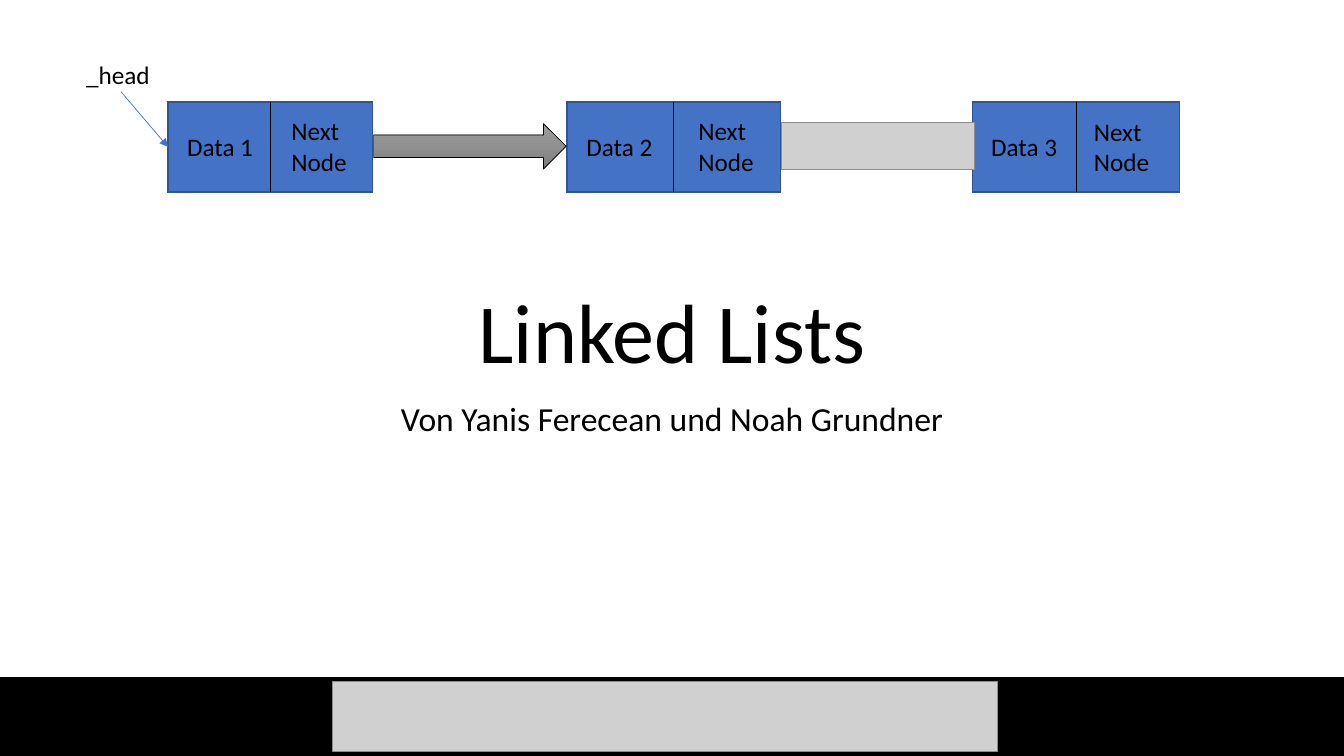
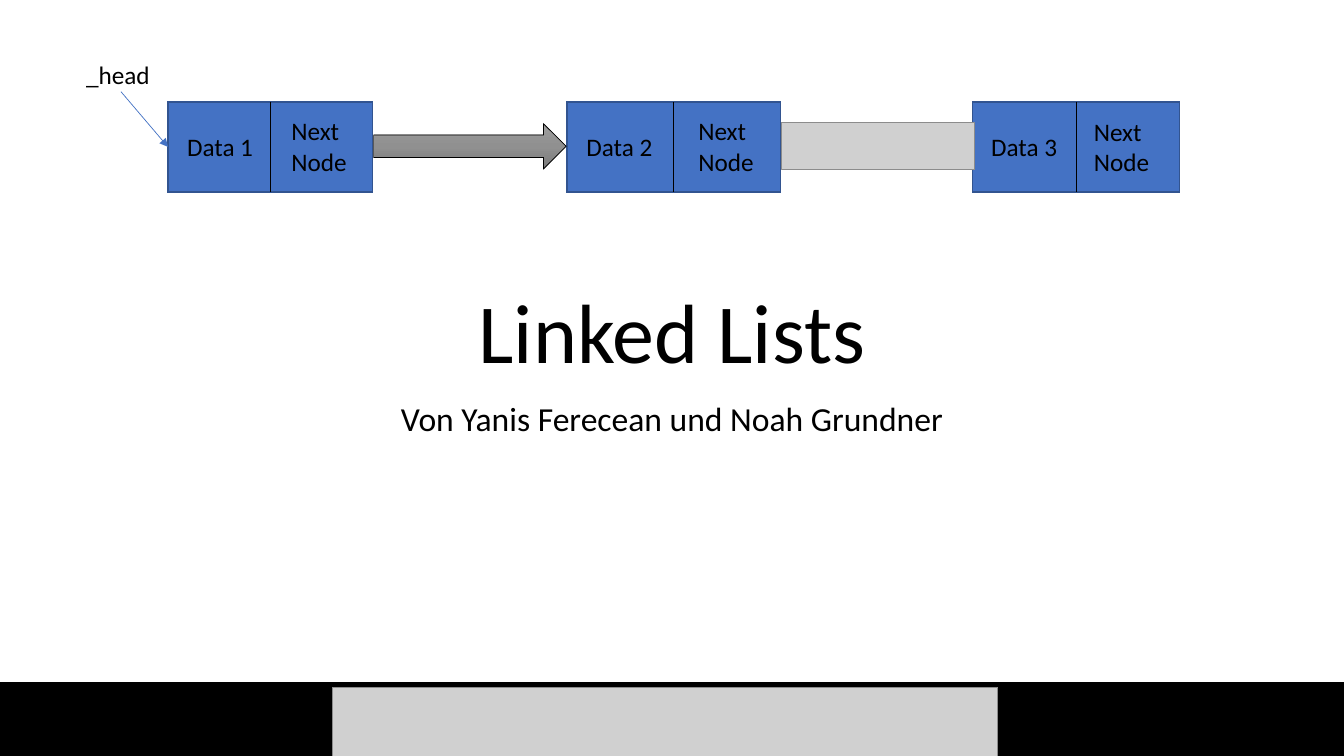
Before and after one commit to Noah274/Grundner-Ferecean-Linked-List-2022, a slide deck: slide 1 of Linked_List.pptx. Drawn at 1344x756 pixels with LibreOffice and Linux fonts; fonts in the diff are those of the drawing; grey boxes stand for pictures; background and template pictures are left out. Boxes give left, top, right and bottom in pixels: in the first picture for what was removed or moved away, otherwise in the second. Text is boxed around its words. In the diff, an @@ line names an element or a change of style, - is before the commit and + after.

```diff
--- a/Linked_List.pptx
+++ b/Linked_List.pptx
@@ rectangle: place and size @@
-rectangle at bbox=[0, 678, 1344, 756]
+rectangle at bbox=[0, 684, 1344, 756]
@@ rectangle added at bbox=[0, 687, 1344, 756], fill #000000, outline #000000 1 pt @@
@@ picture: place and size @@
-picture at bbox=[333, 682, 998, 752]
+picture at bbox=[333, 688, 998, 756]
```
Also in this commit, not shown: 2 other slides changed, 1 other file.
